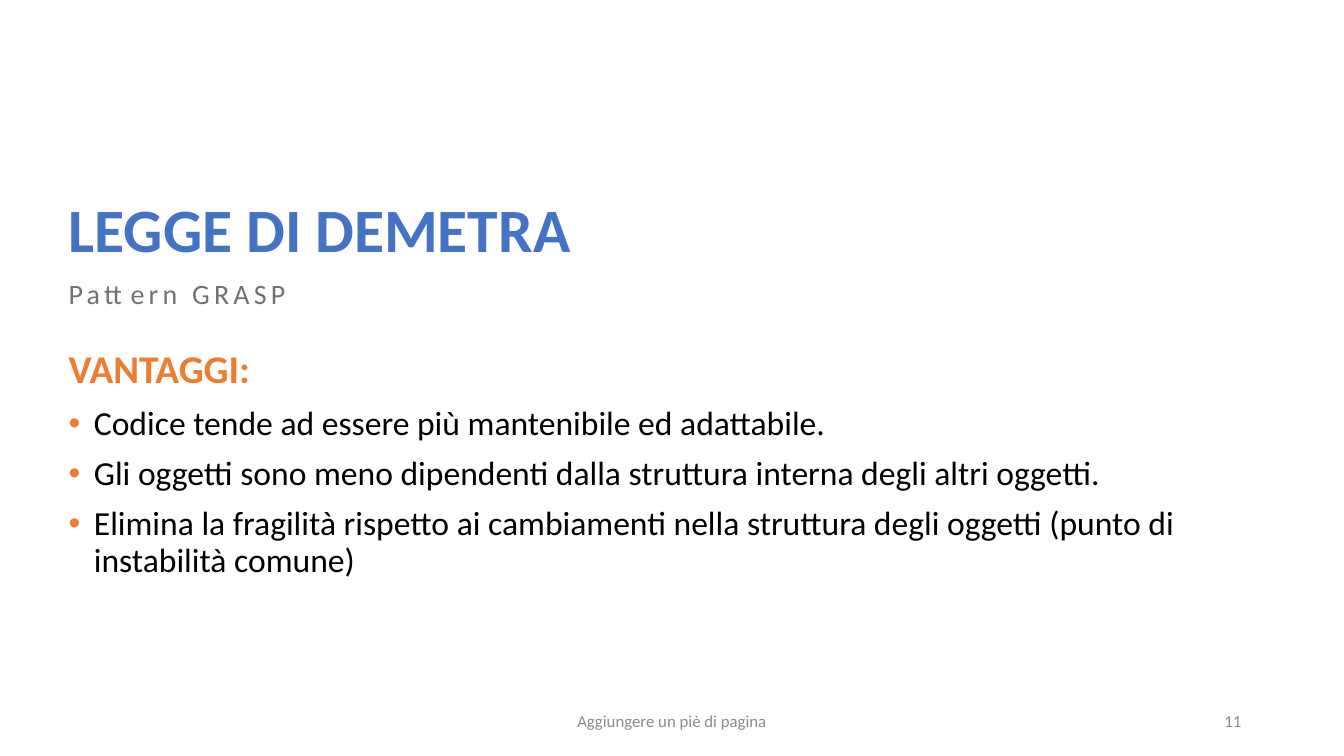
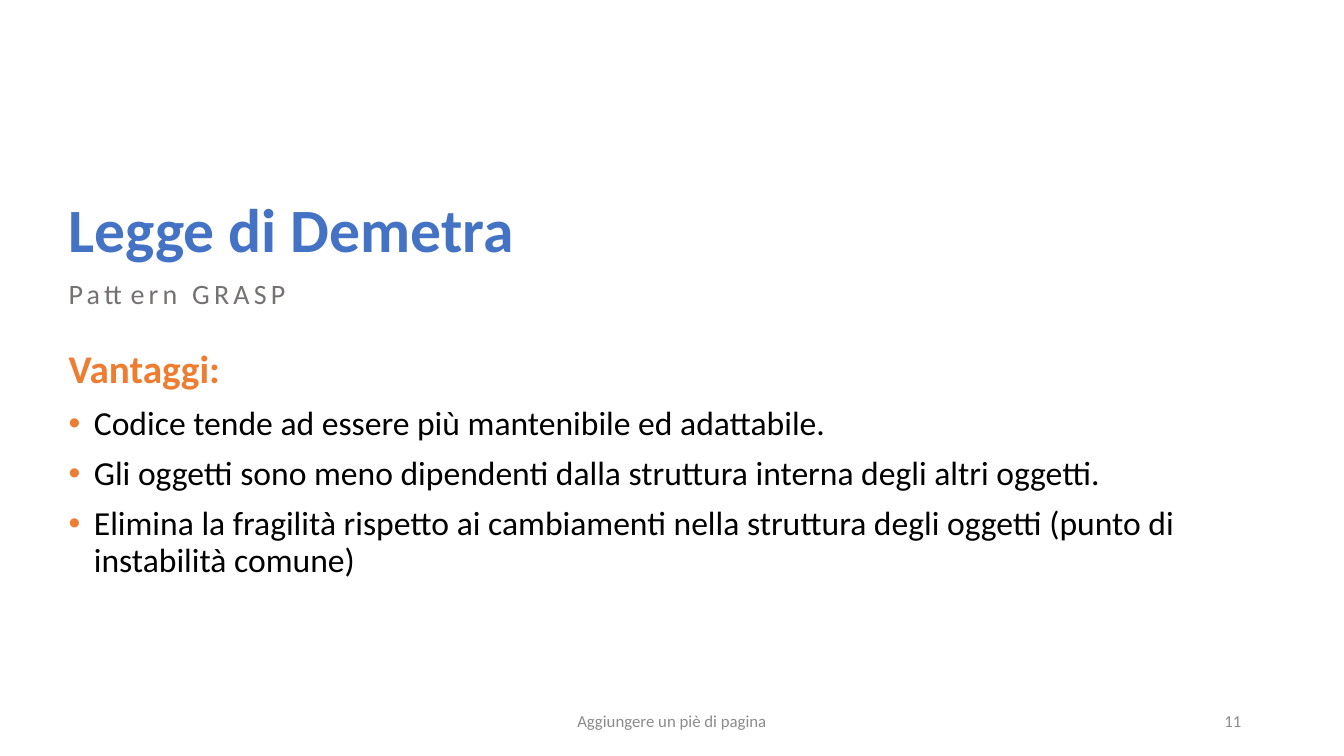
Before and after one commit to salvalai-matteo/EventBookDocumentation, a slide deck: slide 11 of Progetto Ingegneria SW.pptx. Drawn at 1344x756 pixels with LibreOffice and Linux fonts; fonts in the diff are those of the drawing. Boxes give left, top, right and bottom in pixels: in the first picture for what was removed or moved away, otherwise in the second. Text is boxed around its words. In the diff, an @@ line names an element or a change of style, - is before the commit and + after.

```diff
--- a/Progetto Ingegneria SW.pptx
+++ b/Progetto Ingegneria SW.pptx
@@ title at [69,208,514,263]: text changed @@
-LEGGE DI DEMETRA
+Legge di Demetra
@@ text at [69,355,220,390]: text changed @@
-VANTAGGI:
+Vantaggi:
```
Also in this commit, not shown: 14 other slides changed, 6 slides added.
